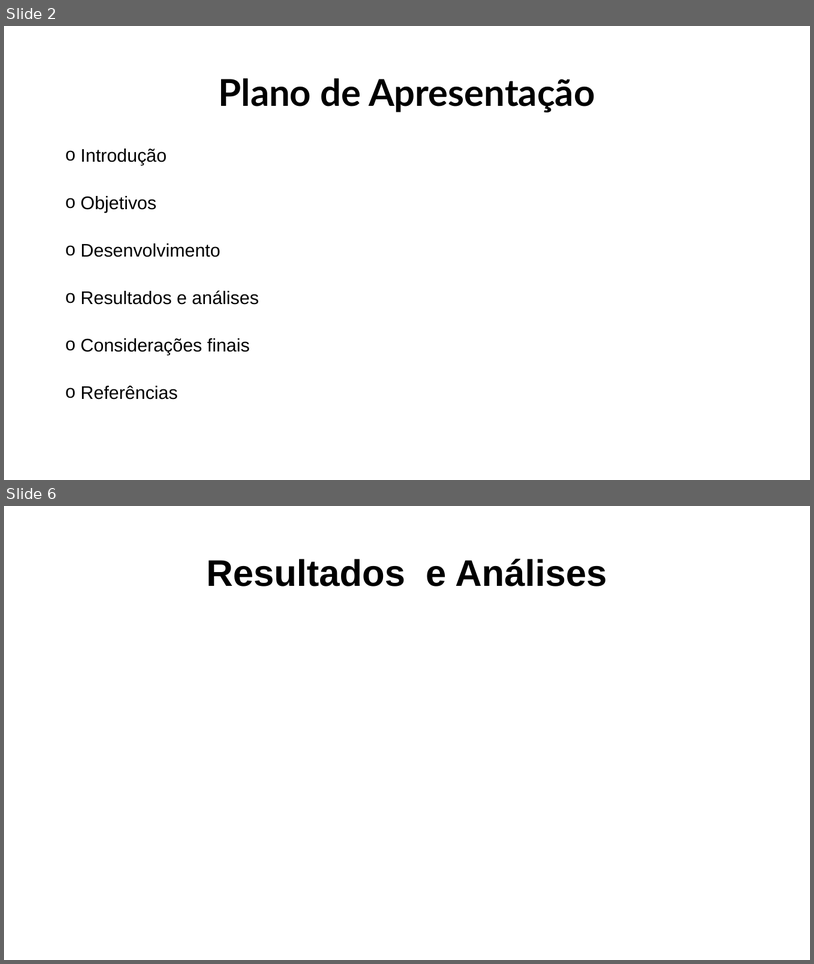
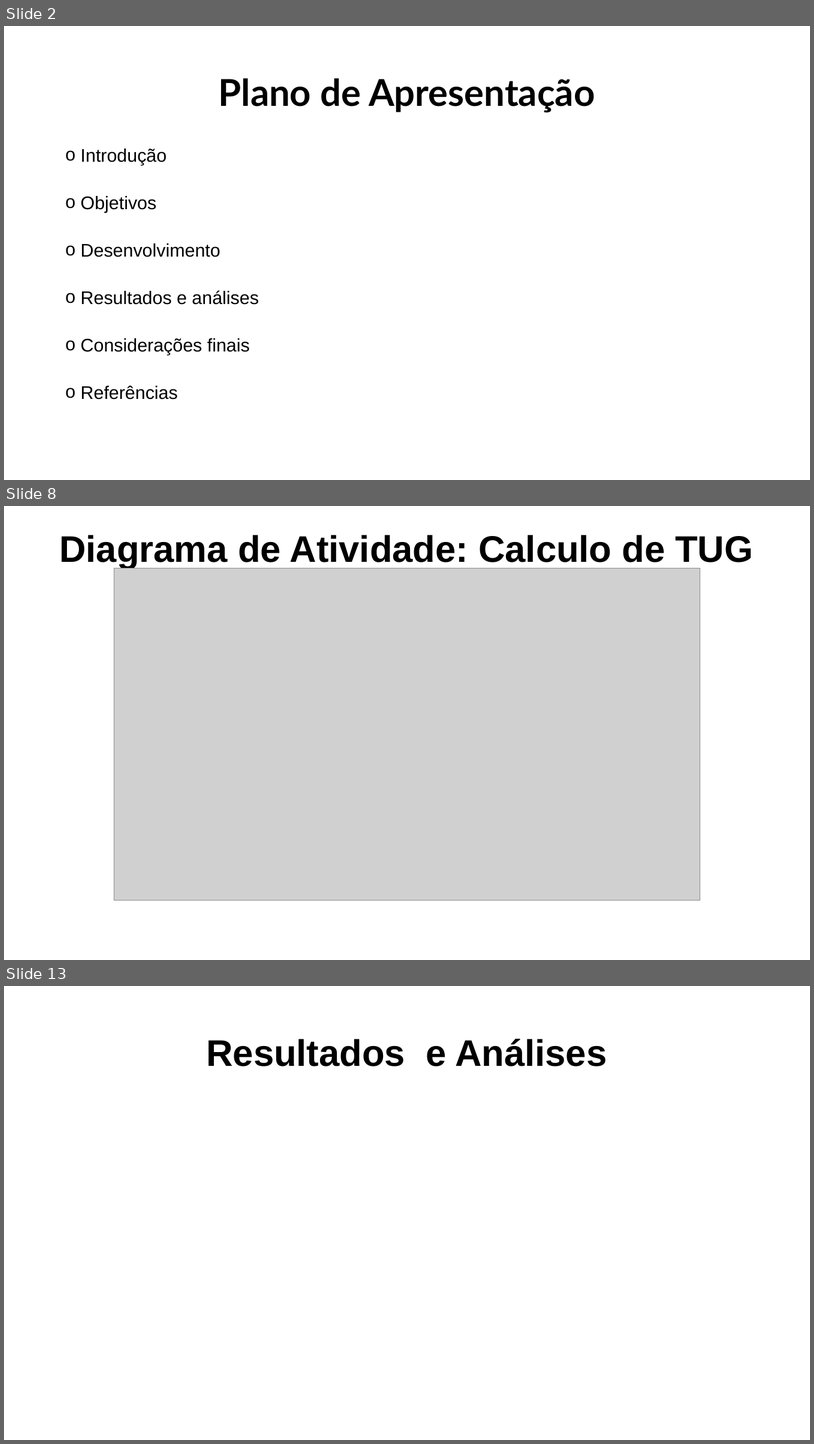
Before and after one commit to GianluccaCampana/Tcc, a slide deck: capa DVD/Modelo de Apresentacao CPS - ETEC ZL.pptx. Shown one above the other, each under a label of ours: slides 2 and 6 before the commit, slides 2, 8 and 13 after it; the slides between them are not shown. The pictures are 814x964 and 814x1444 pixels, drawn with LibreOffice and Linux fonts; fonts in the diff are those of the drawing; grey boxes stand for pictures; background and template pictures are left out. Boxes give left, top, right and bottom in pixels: in the first picture for what was removed or moved away, otherwise in the second. Text is boxed around its words. In the diff, an @@ line names an element or a change of style, - is before the commit and + after.

```diff
--- a/capa DVD/Modelo de Apresentacao CPS - ETEC ZL.pptx
+++ b/capa DVD/Modelo de Apresentacao CPS - ETEC ZL.pptx
@@ slide 8 added at <box>4,506,810,960</box>, background #FFFFFF @@
@@ title added at <box>59,535,753,568</box>, 44 pt, text #000000, bold @@
+Diagrama de Atividade: Calculo de TUG
@@ picture added at <box>114,568,700,900</box> @@
@@ what was slide 6 is now slide 13 @@
```
Also in this commit, not shown: 1 slide changed, 11 other slides added, 5 slides removed, 6 other files.
